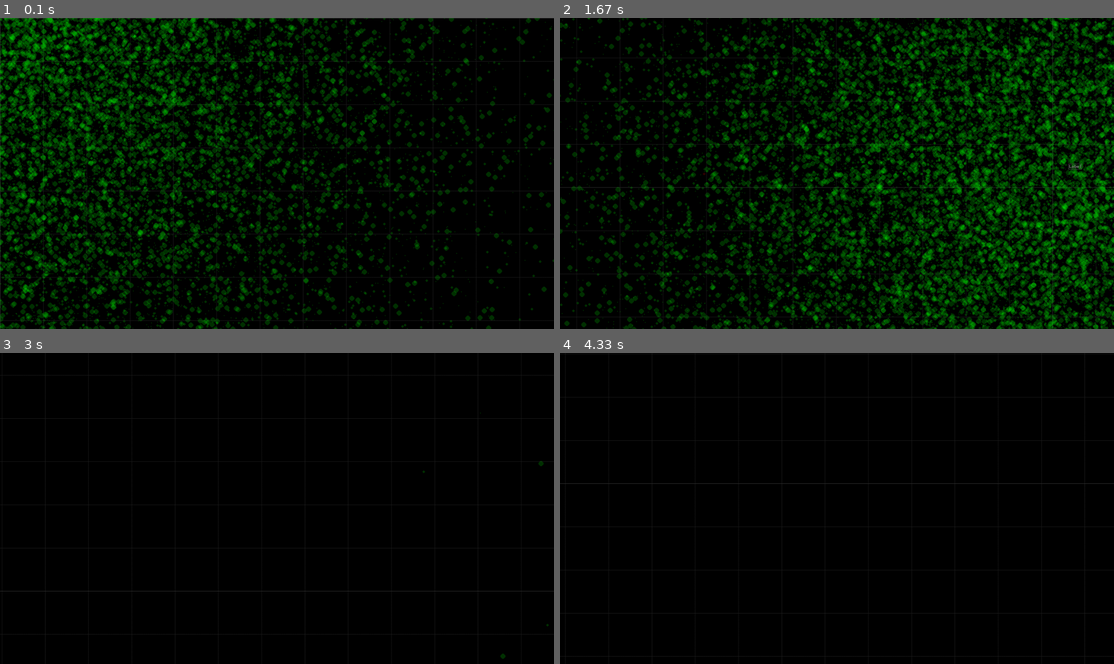
Above: before the commit, frames 1-4 (two rows, left to right).
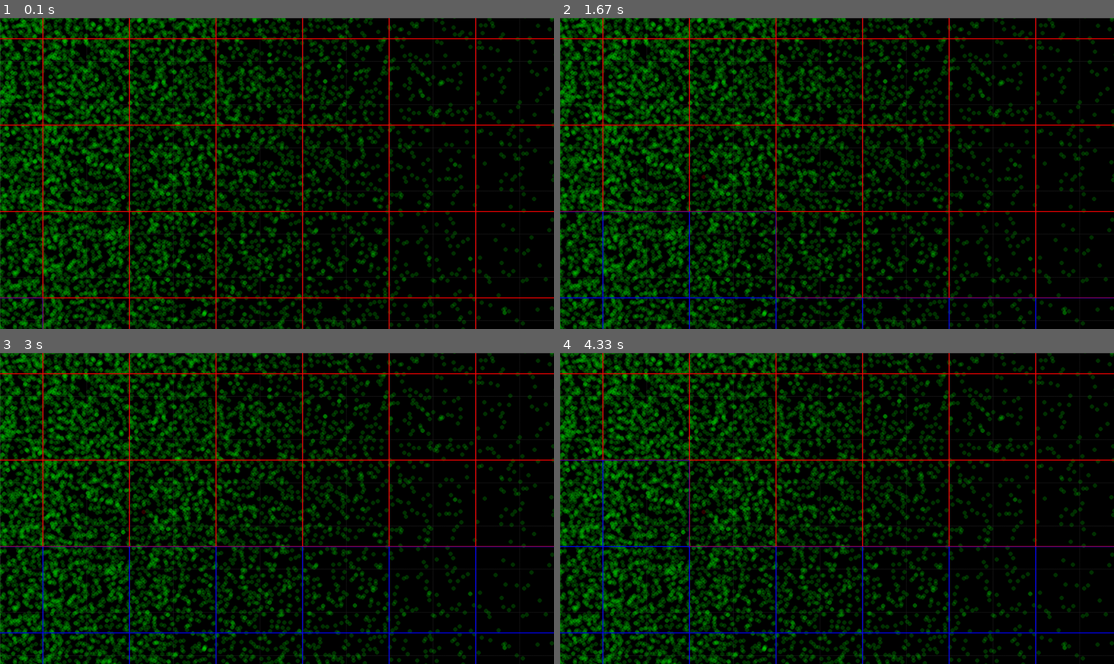
Above: after the commit, the same moments.

Repository: Bluemi/viztools
Game: pygame game, started from scripts/main.py
Same seed, same stepped clock (60 frames per second), same inputs: the game is played once before the commit and once after it.
Inputs (mouse positions are in pixels of both pictures, inside the frame that each line leads up to):
- Up to frame 1 (0.1 s): no input
- Up to frame 2 (1.67 s): press the mouse at (704, 176) at 0.37 s; move the mouse to (798, 207) at 0.47 s; release the mouse at (892, 241) at 0.6 s; press the mouse at (704, 176) at 0.7 s; move the mouse to (803, 189) at 0.8 s; release the mouse at (903, 201) at 0.93 s; press the mouse at (704, 176) at 1.1 s; move the mouse to (759, 213) at 1.2 s; move the mouse to (809, 254) at 1.3 s; release the mouse at (809, 254) at 1.33 s; press the mouse at (704, 176) at 1.6 s
- Up to frame 3 (3 s): move the mouse to (282, 533) at 1.7 s; release the mouse at (421, 558) at 1.83 s; press the mouse at (144, 511) at 2.03 s; move the mouse to (304, 552) at 2.13 s; release the mouse at (470, 589) at 2.27 s; press the mouse at (144, 511) at 2.7 s; move the mouse to (265, 483) at 2.8 s; release the mouse at (393, 452) at 2.93 s
- Up to frame 4 (4.33 s): press the mouse at (704, 511) at 3.53 s; move the mouse to (831, 471) at 3.63 s; release the mouse at (958, 430) at 3.77 s; press the mouse at (704, 511) at 4.2 s; move the mouse to (709, 483) at 4.3 s

The runs differ from the first frame. In frame 1, 45% of the frame differs, in the area x 0-100%, y 0-100%; in frame 2, 61%; in frame 3, 40%; in frame 4, 40%.

Commit message:
wip implementing chunk system

Diff:
--- a/scripts/main.py
+++ b/scripts/main.py
@@ -10,15 +10,23 @@
 
 class SimpleViewer(Viewer):
     def __init__(self):
-        super().__init__(drag_mouse_button=1)
+        super().__init__(drag_mouse_button=2)
         num_points = 50000
+        positions = np.random.normal(size=(num_points, 2))
+        positions[:, 0] *= 5
+        positions[:, 1] *= 10
         self.points = Points(
-            np.random.normal(size=(num_points, 2)) * 5,
+            positions,
             # np.array([[0, 0], [1, 1], [-1, 2]]),
-            size=np.random.randint(1, 5, size=num_points) ** 2 / 250,
-            # size=5,
+            # size=np.random.randint(1, 5, size=num_points) ** 2 / 250,
+            size=5,
             color=np.array([0, 255, 0, 50])
         )
+        # self.points = Points(
+        #     np.array([[0, 0], [1, 0], [2, 0]]),
+        #     size=0.5,
+        #     color=np.array([0, 255, 255, 50])
+        # )
         # point types:
         # 0 - normal
         # 1 - hovered
@@ -35,7 +43,7 @@
         )
 
     def render(self):
-        self.render_coordinate_system(draw_numbers=False)
+        self.render_coordinate_system(draw_numbers=True)
         self.render_drawables([self.points, self.overlay_text])
 
     def handle_event(self, event: pg.event.Event):
--- a/viztools/coordinate_system.py
+++ b/viztools/coordinate_system.py
@@ -75,15 +75,26 @@
         return transform(self.coord, mat)
 
     def screen_to_space_t(self, mat: np.ndarray) -> np.ndarray:
-        return self.screen_to_space(mat.T).T
-
-    def screen_to_space(self, mat: np.ndarray):
         """
         Transform screen coordinates to space coordinates using the inverse
         coordinate transformation matrix.
 
         :param mat: Input matrix representing screen coordinates. It can be
-            either a 2D array or a 1D array with shape (2,).
+            either a 2D array with shape (N, 2) or a 1D array with shape (2,).
+            If the shape is (2,), it will be reshaped to (1, 2).
+
+        :return: A transformed matrix in space coordinates based on the
+            inverse coordinate transformation matrix of the object.
+        """
+        return self.screen_to_space(mat.T).T
+
+    def screen_to_space(self, mat: np.ndarray):
+        """
+        Transform screen coordinates to space coordinates using the inverse
+        coordinate transformation matrix.
+
+        :param mat: Input matrix representing screen coordinates. It can be
+            either a 2D array with shape (2, N) or a 1D array with shape (2,).
             If the shape is (2,), it will be reshaped to (2, 1).
 
         :return: A transformed matrix in space coordinates based on the
--- a/viztools/drawable/__init__.py
+++ b/viztools/drawable/__init__.py
@@ -1,23 +1,11 @@
 from abc import ABC, abstractmethod
-from typing import Tuple
 
 import pygame as pg
-import numpy as np
 
 from viztools.coordinate_system import CoordinateSystem
-
-Color = np.ndarray | Tuple[int, int, int, int] | Tuple[int, int, int]
 
 
 class Drawable(ABC):
     @abstractmethod
     def draw(self, screen: pg.Surface, coordinate_system: CoordinateSystem):
         pass
-
-
-def _normalize_color(color: Color) -> np.ndarray:
-    if len(color) == 3:
-        return np.array([*color, 255], dtype=np.float32)
-    if len(color) != 4:
-        raise ValueError(f'color must be of length 3 or 4, not {len(color)}.')
-    return np.array(color, dtype=np.float32)
--- /dev/null
+++ b/viztools/drawable/draw_utils/__init__.py
@@ -0,0 +1,14 @@
+from typing import Tuple
+
+import numpy as np
+
+
+Color = np.ndarray | Tuple[int, int, int, int] | Tuple[int, int, int]
+
+
+def normalize_color(color: Color) -> np.ndarray:
+    if len(color) == 3:
+        return np.array([*color, 255], dtype=np.float32)
+    if len(color) != 4:
+        raise ValueError(f'color must be of length 3 or 4, not {len(color)}.')
+    return np.array(color, dtype=np.float32)
--- /dev/null
+++ b/viztools/drawable/draw_utils/chunking.py
@@ -0,0 +1,126 @@
+from typing import Self, Tuple, Optional
+
+import numpy as np
+
+
+class ChunkGrid:
+    def __init__(
+            self, surfaces: np.ndarray, point_chunk_indices: np.ndarray, chunk_point_indices: np.ndarray,
+            left_bot: np.ndarray, chunk_size: float
+    ):
+        """
+        Creates a new ChunkGrid object. This groups the given points into a grid of chunks with size (w, h).
+        Each chunk consists of a pg.Surface, a rect in world coordinates defining which points are in the chunk and
+        points-indices of the points in the chunk.
+
+        :param surfaces: A numpy array with shape (w, h) of type pg.Surface.
+        :param point_chunk_indices: A numpy array with shape n of type int. Accessing point_indices[i] gives the
+        chunk_index of the ith point. Left bottom chunk has index 0, the next chunk to the top has index 1.
+        The top right chunk as index h*w-1.
+        :param chunk_point_indices: A numpy array with shape (w, h) of type int. Accessing point_indices[x, y] gives
+        a numpy array of indices for points in the chunk at (x, y).
+        :param left_bot: The world coordinates of the bottom left corner of the bottom left chunk as a numpy array with
+        shape 2 of type float.
+        :param chunk_size: The size of the chunks in world coordinates.
+        """
+        self.surfaces = surfaces
+        self.point_chunk_indices = point_chunk_indices
+        self.chunk_point_indices = chunk_point_indices
+        self.left_bot = left_bot
+        self.chunk_size = chunk_size
+        # meaning of status:
+        # - 0: not rendered
+        # - 1: has to update
+        # - 2: ok
+        self.status = np.zeros(surfaces.shape, dtype=np.int32)
+
+    def shape(self) -> Tuple[int, int]:
+        """
+        The number of chunks in the grid as tuple (w, h).
+        """
+        return self.surfaces.shape
+
+    @classmethod
+    def from_points(cls, points: np.ndarray, chunk_size: float) -> Self:
+        """
+        Create a grid of chunks from the given points. Each point is in exactly one chunk.
+        Chunks are created in scanline order.
+
+        :param points: The center positions of points in the coordinate system with shape (n, 2).
+        Accessing points[i] gives the (x, y) position of point i.
+        :param chunk_size: The maximum size of a chunk in world size.
+        :return: A ChunkGrid object.
+        """
+        if points.ndim != 2 or points.shape[1] != 2:
+            raise ValueError(f'points must be a numpy array with shape (n, 2), not {points.shape}.')
+        if not np.issubdtype(points.dtype, np.floating):
+            raise ValueError(f'points must be a numpy array with floating point values, not {points.dtype}.')
+
+        most_left_bot = np.min(points, axis=0)
+        most_right_top = np.max(points, axis=0)
+
+        world_size = most_right_top - most_left_bot
+        chunks_shape = np.trunc(world_size / chunk_size).astype(np.int32) + 1
+
+        surfaces = np.full(chunks_shape, None, dtype=object)  # numpy array of pg.Surface
+
+        points_rel_to_bot_left = points - most_left_bot.reshape(1, 2)
+        chunk_indices_per_axis = np.trunc(points_rel_to_bot_left / chunk_size)
+        for dim in range(2):
+            chunk_indices_per_axis[:, dim] = np.clip(chunk_indices_per_axis[:, dim], 0, chunks_shape[dim]-1)
+
+        # index = x * h + y
+        point_chunk_indices: np.ndarray = chunk_indices_per_axis[:, 1] + chunk_indices_per_axis[:, 0] * chunks_shape[1]
+
+        chunks_point_indices = np.full(chunks_shape, None, dtype=object)
+        for chunk_x in range(chunks_shape[0]):
+            for chunk_y in range(chunks_shape[1]):
+                current_chunk_index: int = chunk_x * chunks_shape[1] + chunk_y
+                cur_chunk = np.nonzero(np.equal(point_chunk_indices, current_chunk_index))[0]
+                chunks_point_indices[chunk_x, chunk_y] = cur_chunk
+
+        return ChunkGrid(surfaces, point_chunk_indices, chunks_point_indices, most_left_bot, chunk_size)
+
+    def get_in_viewport_chunk_indices(self, viewport: np.ndarray) -> np.ndarray:
+        """
+        Get chunk indices in the viewport.
+
+        :param viewport: Numpy array of shape (2, 2) with the viewport coordinates in world coordinates.
+        Accessing viewport[0] gives the top left corner of the viewport in world coordinates. Accessing viewport[1]
+        gives the bottom right corner of the viewport in world coordinates.
+        """
+        # Convert viewport coordinates to chunk indices
+        rel_viewport = (viewport - self.left_bot.reshape(1, 2)) / self.chunk_size
+        left = np.trunc(rel_viewport[0, 0]).astype(np.int32)
+        top = np.ceil(rel_viewport[0, 1]).astype(np.int32) - 1
+        right = np.ceil(rel_viewport[1, 0]).astype(np.int32) - 1
+        bot = np.trunc(rel_viewport[1, 1]).astype(np.int32)
+
+        left_right = np.clip([left, right], 0, self.shape()[0]-1)
+        bot_top = np.clip([bot, top], 0, self.shape()[1]-1)
+
+        # Create grid of all chunk positions between top-left and bottom-right
+        x = np.arange(left_right[0], left_right[1] + 1)
+        y = np.arange(bot_top[0], bot_top[1] + 1)
+        x_axis, y_axis = np.meshgrid(x, y)
+
+        # Convert to linear indices (x * h + y)
+        return x_axis.flatten() * self.shape()[1] + y_axis.flatten()
+
+    def get_next_update_chunk(self, viewport: np.ndarray) -> Optional[int]:
+        """
+        Calculates the chunk index of the next chunk to draw.
+
+        :param viewport: Numpy array of shape (2, 2) with the viewport coordinates in world coordinates.
+        Accessing viewport[0] gives the top left corner of the viewport in world coordinates. Accessing viewport[1]
+        gives the bottom right corner of the viewport in world coordinates.
+        """
+        chunk_indices = self.get_in_viewport_chunk_indices(viewport)
+        chunk_status = self.status.flat[chunk_indices]
+        most_needed_index = np.argmin(chunk_status)
+        if chunk_status[most_needed_index] == 2:
+            return None
+        return int(chunk_indices[most_needed_index])
+
+    def set_status(self, chunk_index: int, status: int):
+        self.status.flat[chunk_index] = status
--- a/viztools/drawable/points.py
+++ b/viztools/drawable/points.py
@@ -1,10 +1,12 @@
-from typing import Iterable, Tuple, Dict
+from typing import Iterable, Tuple, Dict, Optional
 
 import pygame as pg
 import numpy as np
 
 from viztools.coordinate_system import CoordinateSystem
-from viztools.drawable import Drawable, _normalize_color
+from viztools.drawable import Drawable
+from viztools.drawable.draw_utils import normalize_color
+from viztools.drawable.draw_utils.chunking import ChunkGrid
 
 
 class Points(Drawable):
@@ -64,9 +66,15 @@
         for surf_params in self._get_surf_params():
             self._surface_parameters[surf_params.tobytes()] = surf_params
 
+        self.current_chunks: Optional[ChunkGrid] = None
+        self.last_zoom_factor = None
+
     def __len__(self):
         return len(self._points)
 
+    def _build_chunk_grid(self, zoom_factor: float, chunk_size: int = 200) -> ChunkGrid:
+        return ChunkGrid.from_points(self._points, chunk_size / zoom_factor)
+
     def _get_surf_params(self) -> np.ndarray:
         return np.concatenate([self._size, self._colors], axis=1)
 
@@ -74,7 +82,7 @@
         return np.concatenate([self._size[index, :], self._colors[index, :]], axis=0)
 
     def set_color(self, color: np.ndarray | Tuple[int, int, int, int], index: int):
-        self._colors[index, :] = _normalize_color(color)
+        self._colors[index, :] = normalize_color(color)
         self._update_surf_params(index)
 
     def _update_surf_params(self, index: int):
@@ -111,7 +119,23 @@
         draw_sizes[is_relative_size] *= zoom_factor
         return np.maximum(draw_sizes.astype(int), 1)
 
+    def _update_chunks(self, coordinate_system: CoordinateSystem, screen_size: Tuple[int, int]):
+        if self.last_zoom_factor is None or self.last_zoom_factor != coordinate_system.zoom_factor:
+            self.current_chunks = None
+            self.last_zoom_factor = coordinate_system.zoom_factor
+
+        if self.current_chunks is None:
+            self.current_chunks = self._build_chunk_grid(coordinate_system.zoom_factor)
+
+        # get next update chunk
+        viewport = coordinate_system.screen_to_space_t(np.array([[0.0, 0.0], screen_size]))
+        update_index = self.current_chunks.get_next_update_chunk(viewport)
+        if update_index is not None:
+            self.current_chunks.set_status(update_index, 2)
+
     def draw(self, screen: pg.Surface, coordinate_system: CoordinateSystem):
+        self._update_chunks(coordinate_system, screen.get_size())
+
         draw_sizes = self._get_draw_sizes(coordinate_system.zoom_factor)
         screen_size = np.array(screen.get_size(), dtype=np.int32)
 
@@ -132,6 +156,30 @@
         ):
             surface = surfaces[surf_params.tobytes()]
             screen.blit(surface, pos)
+
+        # draw chunks
+        left_bot_chunk_pos = np.array([
+            self.current_chunks.left_bot,
+            self.current_chunks.left_bot + self.current_chunks.chunk_size
+        ])
+        for chunk_x in range(self.current_chunks.shape()[0]):
+            for chunk_y in range(self.current_chunks.shape()[1]):
+                offset = np.array([chunk_x * self.current_chunks.chunk_size, chunk_y * self.current_chunks.chunk_size])
+                chunk_pos = left_bot_chunk_pos + offset.reshape(1, 2)
+                chunk_pos_screen = coordinate_system.space_to_screen_t(chunk_pos)
+                left = int(chunk_pos_screen[0, 0])
+                top = int(chunk_pos_screen[1, 1])
+                right = int(chunk_pos_screen[1, 0])
+                bottom = int(chunk_pos_screen[0, 1])
+                rect = pg.Rect(left, top, abs(right - left), abs(bottom - top))
+                status = self.current_chunks.status[chunk_x, chunk_y]
+                if status == 0:
+                    color = pg.Color(255, 0, 0)
+                elif status == 1:
+                    color = pg.Color(0, 255, 0)
+                else:
+                    color = pg.Color(0, 0, 255)
+                pg.draw.rect(screen, color, rect, 1)
 
     def clicked_points(self, event: pg.event.Event, coordinate_system: CoordinateSystem) -> np.ndarray:
         """
